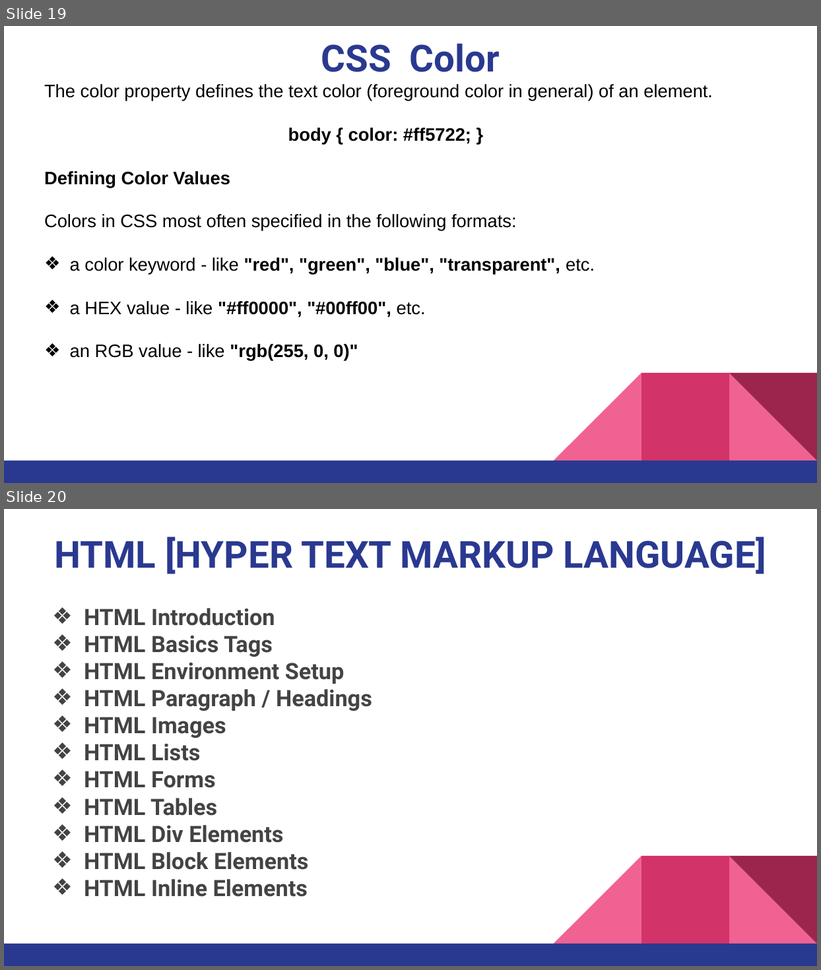
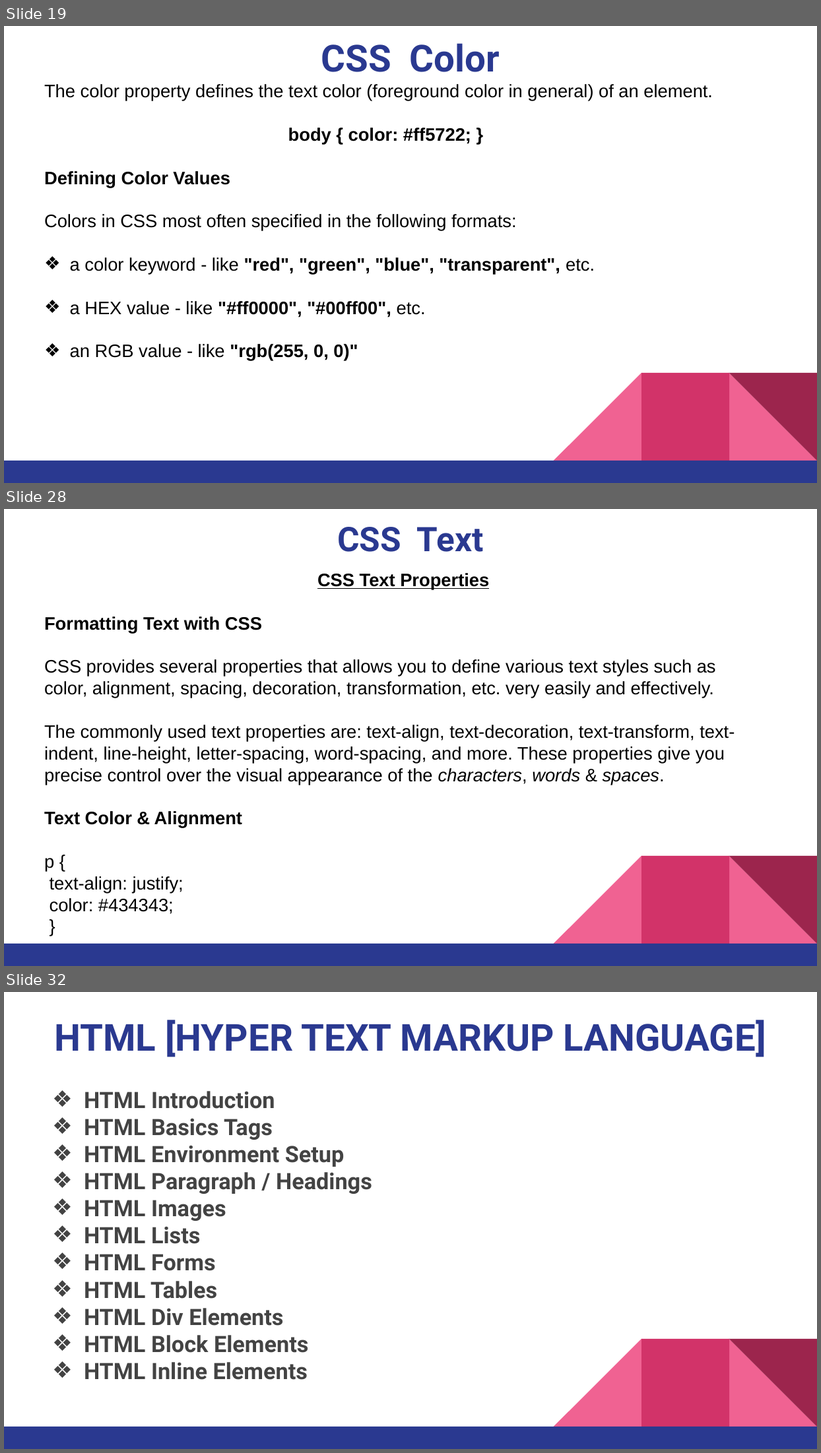
Before and after one commit to pnytrainingrepo/Webdevelopment, a slide deck: CSS Course.pptx. Shown one above the other, each under a label of ours: slides 19 and 20 before the commit, slides 19, 28 and 32 after it; the slides between them are not shown. The pictures are 821x970 and 821x1453 pixels, drawn with LibreOffice and Linux fonts; fonts in the diff are those of the drawing. Boxes give left, top, right and bottom in pixels: in the first picture for what was removed or moved away, otherwise in the second. Text is boxed around its words. In the diff, an @@ line names an element or a change of style, - is before the commit and + after.

```diff
--- a/CSS Course.pptx
+++ b/CSS Course.pptx
@@ slide 28 added at box(4, 509, 817, 966), background #FFFFFF; not listed: 5 template elements that a slide beside it also shows @@
@@ title added at box(337, 527, 484, 552), 30 pt, text #2A3990, bold @@
+CSS Text
@@ text added at box(44, 573, 735, 914), 16 pt, text #000000 @@
+CSS Text Properties
+Formatting Text with CSS
+CSS provides several properties that allows you to define various text styles such as color, alignment, spacing, decoration, transformation, etc. very easily and effectively.
+The commonly used text properties are: text-align, text-decoration, text-transform, text-indent, line-height, letter-spacing, word-spacing, and more. These properties give you precise control over the visual appearance of the characters, words & spaces.
+Text Color & Alignment
+p {
+text-align: justify;
+color: #434343;
+}
@@ what was slide 20 is now slide 32 @@
```
Also in this commit, not shown: 11 other slides added, 18 other files.
